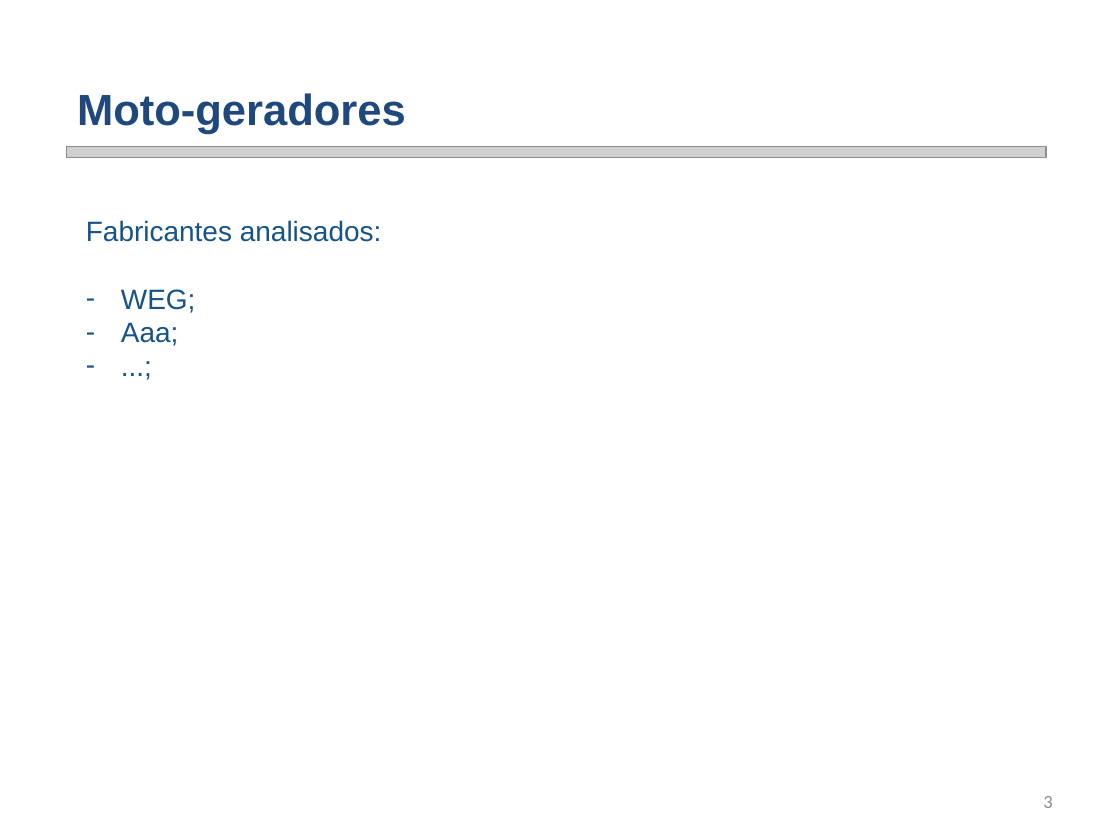
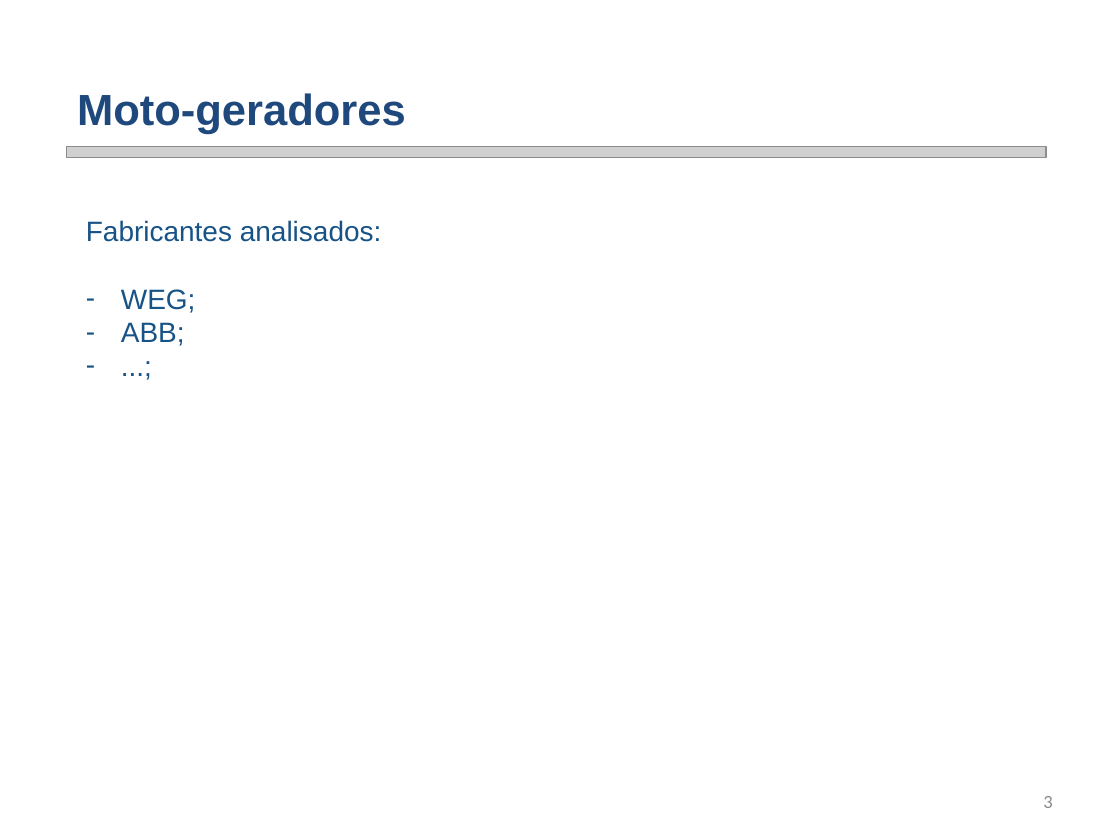
Before and after one commit to smarley2/SGR, a slide deck: slide 3 of Fábio/Moto geradores/SGR - Prof Fábio - Moto geradores.pptx. Drawn at 1120x840 pixels with LibreOffice and Linux fonts; fonts in the diff are those of the drawing; grey boxes stand for pictures; background and template pictures are left out. Boxes give left, top, right and bottom in pixels: in the first picture for what was removed or moved away, otherwise in the second. Text is boxed around its words. In the diff, an @@ line names an element or a change of style, - is before the commit and + after.

```diff
--- a/Fábio/Moto geradores/SGR - Prof Fábio - Moto geradores.pptx
+++ b/Fábio/Moto geradores/SGR - Prof Fábio - Moto geradores.pptx
@@ text at [121, 322, 185, 346]: text changed @@
-  – Aaa;
+  – ABB;
```
Also in this commit, not shown: 1 other slide changed, 4 slides added, 1 other file.
